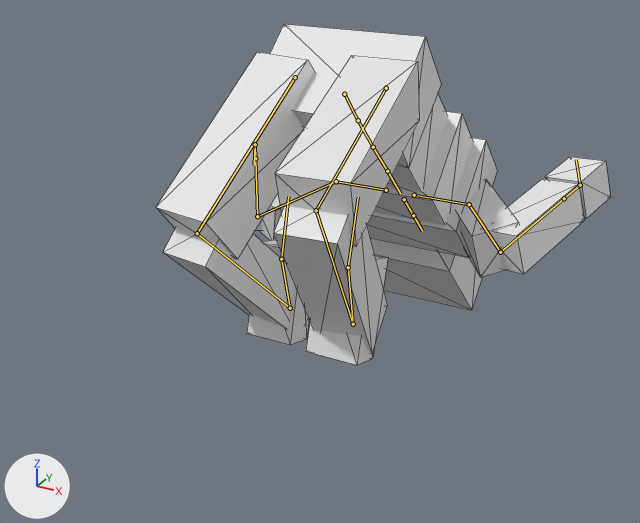
Two versions of the glTF model assets/fighters/block_fighter.glb, one commit apart.
Rendered twice from a 50 mm camera at (0.879, -1.71, 1.428) aimed at (-0.013, -0.089, 0.617). Arrows for +X, +Y and +Z are at lower left; the lights stay in place. The older version comes first. Both versions are drawn at frame 12 of the action 'Double_Jump'; the numbers are the values there. The bones that change, and the others that lie on the model, are drawn over the model as lines. Mesh edges are drawn as thin lines.

The first picture shows 'BlockPreview'.
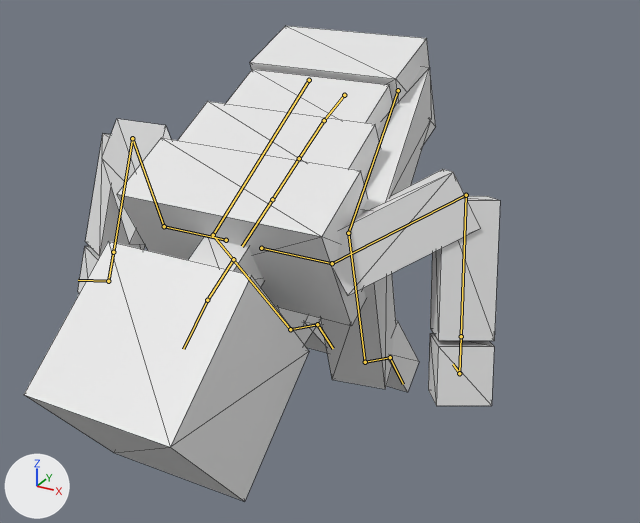
Location of each change, (x1, y1, x2, y2) in pixels of the pictures (640 x 523 px):
'BlockPreview', posed (39% taller)
    before: (156, 24, 611, 365)
    after: (24, 26, 500, 501)
bone 'Hips', root to tip
    before: (344, 94) to (358, 120)
    after: (344, 95) to (324, 120)
bone 'LeftUpperLeg', root to tip
    before: (386, 88) to (316, 210)
    after: (398, 90) to (348, 233)
bone 'LeftLowerLeg', root to tip
    before: (316, 210) to (353, 324)
    after: (348, 233) to (365, 362)
bone 'LeftFoot', root to tip
    before: (353, 324) to (348, 267)
    after: (365, 362) to (390, 357)
bone 'RightUpperLeg', root to tip
    before: (295, 77) to (197, 233)
    after: (309, 80) to (213, 235)
bone 'RightLowerLeg', root to tip
    before: (197, 233) to (290, 308)
    after: (213, 235) to (290, 329)
bone 'RightFoot', root to tip
    before: (290, 308) to (281, 259)
    after: (290, 329) to (317, 324)
bone 'Spine', root to tip
    before: (358, 120) to (373, 147)
    after: (324, 120) to (299, 158)
bone 'Chest', root to tip
    before: (373, 147) to (387, 171)
    after: (299, 158) to (272, 199)
bone 'LeftUpperArm', root to tip
    before: (469, 204) to (500, 252)
    after: (332, 263) to (466, 195)
bone 'LeftLowerArm', root to tip
    before: (500, 252) to (564, 198)
    after: (466, 195) to (461, 336)
bone 'Head', root to tip
    before: (413, 215) to (422, 231)
    after: (207, 300) to (183, 349)
bone 'RightUpperArm', root to tip
    before: (336, 181) to (257, 216)
    after: (164, 226) to (132, 138)
bone 'RightLowerArm', root to tip
    before: (257, 216) to (255, 158)
    after: (132, 138) to (113, 252)

The change in detail:
Bone 'Hips' (bone_hips) moves from (0.0, 0.004, 0.0) to (0.0, 0.001, 0.0).
Bone 'Hips' (bone_hips) turns from (-138, 0, 0) to (111, 0, 0) degrees about its own x, y and z.
Bone 'LeftUpperLeg' (bone_leftupperleg) turns from (-67, 5, 6) to (174, 5, -10) degrees about its own x, y and z.
Bone 'LeftLowerLeg' (bone_leftlowerleg) turns from (-106, 0, 0) to (-89, 0, 0) degrees about its own x, y and z.
Bone 'LeftFoot' (bone_leftfoot) turns from (141, 8, -3) to (-104, 10, -6) degrees about its own x, y and z.
Bone 'RightUpperLeg' (bone_rightupperleg) turns from (-87, -6, -5) to (157, -3, 12) degrees about its own x, y and z.
Bone 'RightLowerLeg' (bone_rightlowerleg) turns from (-97, 0, 0) to (-84, 0, 0) degrees about its own x, y and z.
Bone 'RightFoot' (bone_rightfoot) turns from (150, -8, 3) to (-96, -10, 6) degrees about its own x, y and z.
Bone 'Spine' (bone_spine) turns from (4, 0, 0) to (6, 0, 0) degrees about its own x, y and z.
Bone 'Chest' (bone_chest) turns from (0, 0, 0) to (1, 0, 0) degrees about its own x, y and z.
Bone 'LeftUpperArm' (bone_leftupperarm) turns from (-47, -33, -13) to (-9, -38, -39) degrees about its own x, y and z.
Bone 'LeftLowerArm' (bone_leftlowerarm) turns from (127, 0, 0) to (118, 0, 0) degrees about its own x, y and z.
Bone 'Head' (bone_head) turns from (0, 0, 0) to (11, 0, 0) degrees about its own x, y and z.
Bone 'RightUpperArm' (bone_rightupperarm) turns from (-61, 32, 15) to (-9, 38, 39) degrees about its own x, y and z.
Bone 'RightLowerArm' (bone_rightlowerarm) turns from (127, 0, 0) to (118, 0, 0) degrees about its own x, y and z.
